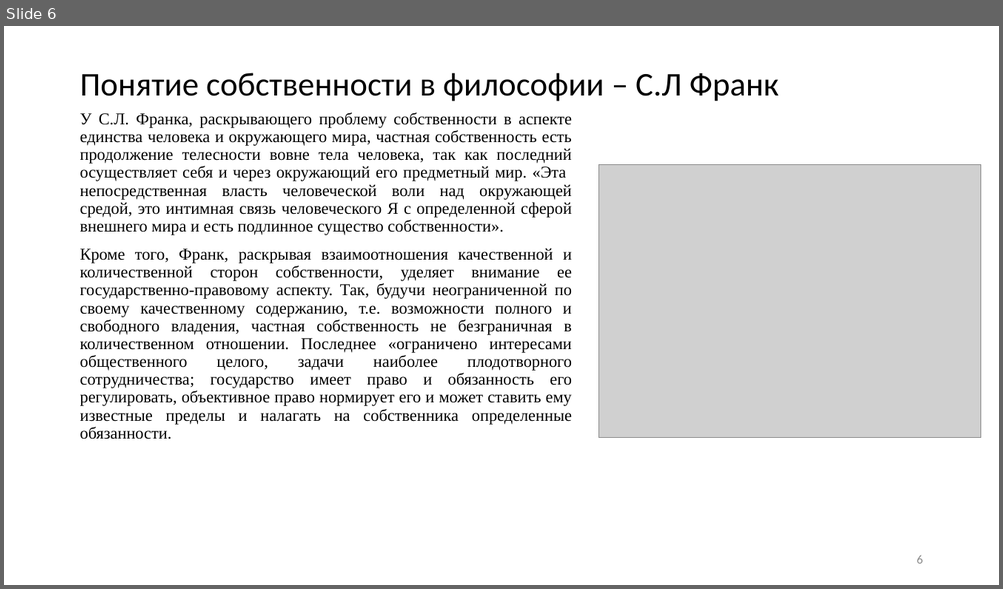
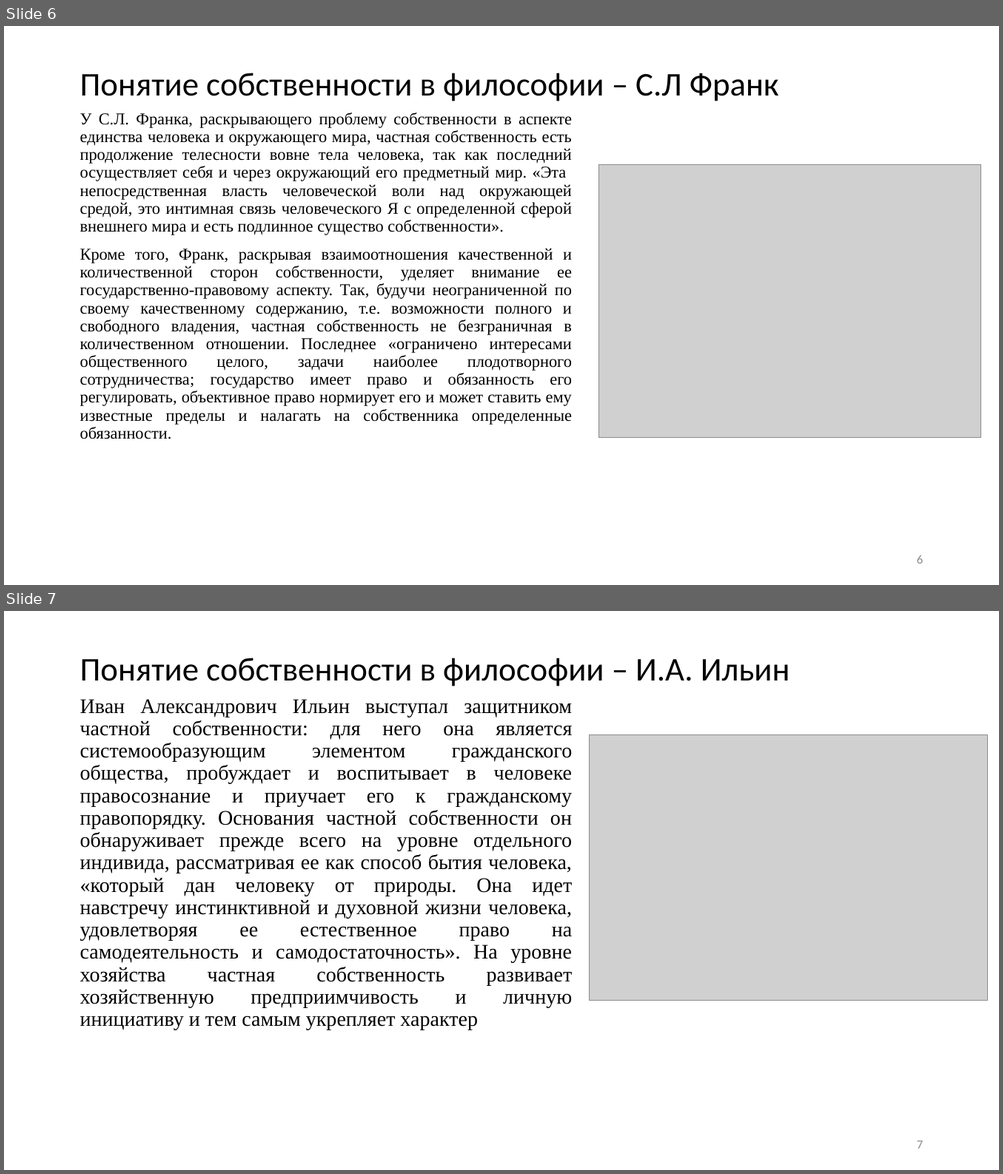
Before and after one commit to JacKira/UpLift_CandidateDegree, a slide deck: Философия/Выступление/Презентация Фейзуллин М8О-104А-23.pptx. Shown one above the other, each under a label of ours: slide 6 before the commit, slides 6 and 7 after it. The pictures are 1003x589 and 1003x1174 pixels, drawn with LibreOffice and Linux fonts; fonts in the diff are those of the drawing; grey boxes stand for pictures. Boxes give left, top, right and bottom in pixels: in the first picture for what was removed or moved away, otherwise in the second. Text is boxed around its words. In the diff, an @@ line names an element or a change of style, - is before the commit and + after.

```diff
--- a/Философия/Выступление/Презентация Фейзуллин М8О-104А-23.pptx
+++ b/Философия/Выступление/Презентация Фейзуллин М8О-104А-23.pptx
@@ slide 7 added at (4, 611, 999, 1170), background #FFFFFF @@
@@ title added at (80, 658, 790, 686), 32 pt, text #000000 @@
+Понятие собственности в философии – И.А. Ильин
@@ text added at (80, 699, 572, 1031), 20 pt, text #000000 @@
+Иван Александрович Ильин выступал защитником частной собственности: для него она является системообразующим элементом гражданского общества, пробуждает и воспитывает в человеке правосознание и приучает его к гражданскому правопорядку. Основания частной собственности он обнаруживает прежде всего на уровне отдельного индивида, рассматривая ее как способ бытия человека, «который дан человеку от природы. Она идет навстречу инстинктивной и духовной жизни человека, удовлетворяя ее естественное право на самодеятельность и самодостаточность». На уровне хозяйства частная собственность развивает хозяйственную предприимчивость и личную инициативу и тем самым укрепляет характер
@@ picture added at (589, 735, 987, 1000) @@
@@ page number added at (916, 1141, 922, 1149), 12 pt, text #8C8C8C @@
+7
```
Also in this commit, not shown: 1 other slide added.
